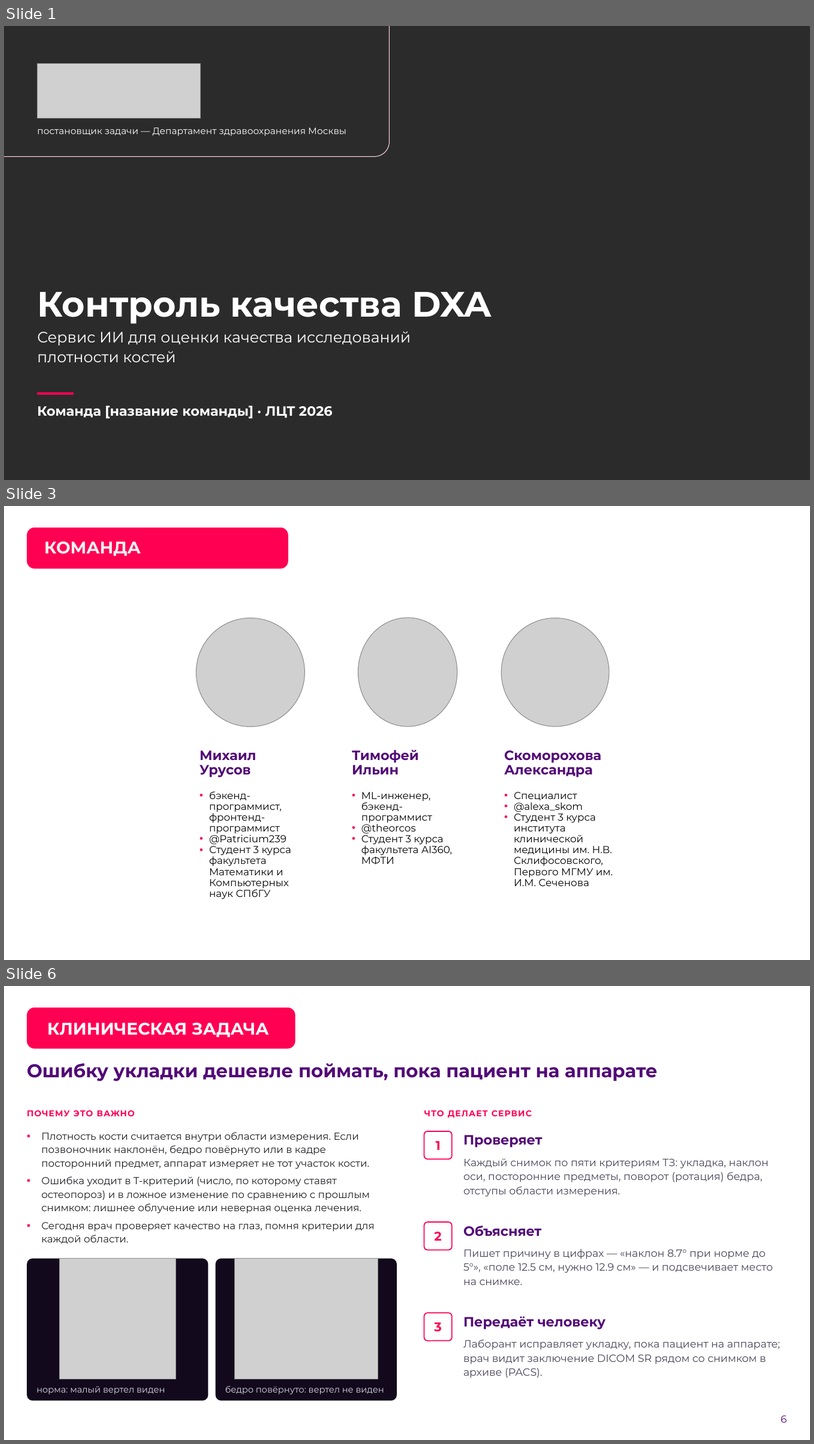
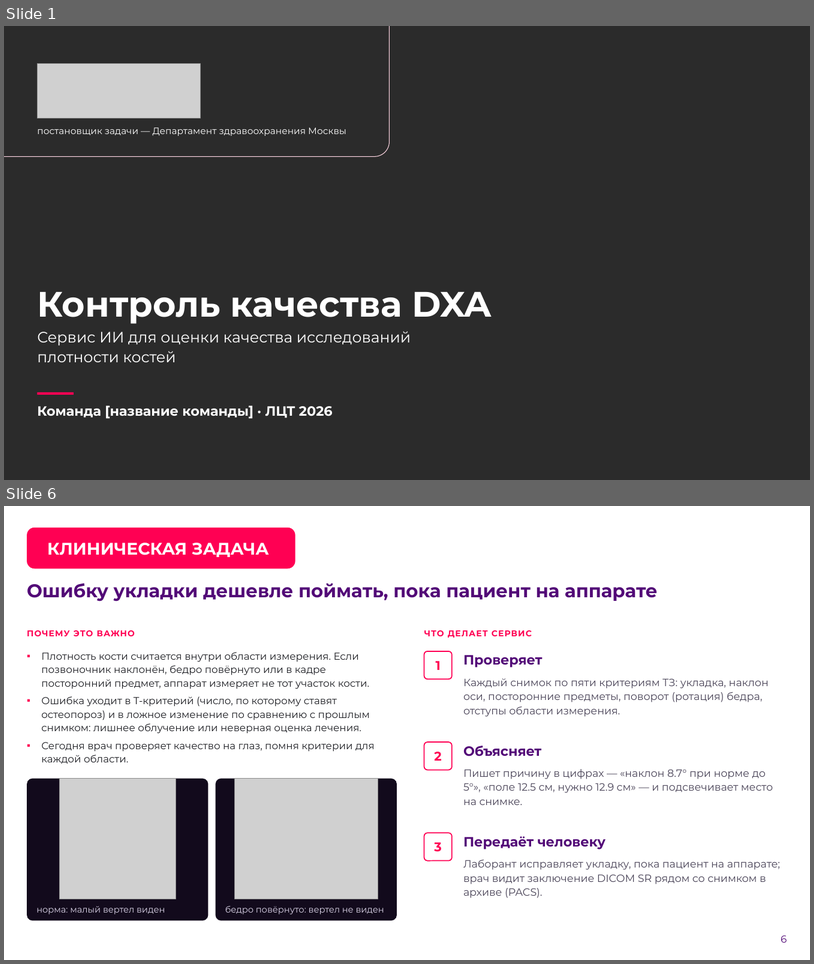
Before and after one commit to theorcos239/LCT_2026, a slide deck: docs/presentation/DXA_QC_pitch.pptx. Shown one above the other, each under a label of ours: slides 1, 3 and 6 before the commit, slides 1 and 6 after it; the slides between them are not shown. The pictures are 814x1444 and 814x964 pixels, drawn with LibreOffice and Linux fonts; fonts in the diff are those of the drawing; grey boxes stand for pictures; background and template pictures are left out; a plain dark background stands for a picture behind light text. Boxes give left, top, right and bottom in pixels: in the first picture for what was removed or moved away, otherwise in the second. Text is boxed around its words. In the diff, an @@ line names an element or a change of style, - is before the commit and + after.

```diff
--- a/docs/presentation/DXA_QC_pitch.pptx
+++ b/docs/presentation/DXA_QC_pitch.pptx
@@ slide 3 removed at (x1=4, y1=506, x2=810, y2=960), background picture (left out) @@
@@ rounded rectangle removed at (x1=27, y1=527, x2=288, y2=568) @@
@@ title removed at (x1=44, y1=541, x2=141, y2=556) @@
-КОМАНДА
@@ rounded rectangle removed at (x1=182, y1=606, x2=327, y2=927) @@
@@ rounded rectangle removed at (x1=488, y1=606, x2=633, y2=927) @@
@@ picture removed at (x1=197, y1=618, x2=305, y2=727) @@
@@ picture removed at (x1=359, y1=618, x2=458, y2=726) @@
@@ picture removed at (x1=502, y1=618, x2=609, y2=726) @@
@@ ellipse removed at (x1=214, y1=632, x2=296, y2=714) @@
-?
@@ ellipse removed at (x1=366, y1=632, x2=448, y2=714) @@
-?
@@ ellipse removed at (x1=519, y1=632, x2=600, y2=714) @@
-?
@@ text removed at (x1=200, y1=750, x2=257, y2=777) @@
-Михаил Урусов
@@ text removed at (x1=352, y1=750, x2=419, y2=775) @@
-Тимофей Ильин
@@ text removed at (x1=504, y1=750, x2=602, y2=777) @@
-Скоморохова Александра
@@ text removed at (x1=209, y1=791, x2=291, y2=899) @@
-• бэкенд-программист, фронтенд-программист
-• @Patricium239
-• Студент 3 курса факультета Математики и Компьютерных наук СПбГУ
@@ text removed at (x1=362, y1=792, x2=452, y2=864) @@
-• ML-инженер, бэкенд-программист
-• @theorcos
-• Студент 3 курса факультета AI360, МФТИ
@@ text removed at (x1=514, y1=792, x2=613, y2=886) @@
-• Специалист
-• @alexa_skom
-• Студент 3 курса института клинической медицины им. Н.В. Склифосовского, Первого МГМУ им. И.М. Сеченова
@@ page number removed at (x1=759, y1=927, x2=796, y2=951) @@
-3
```
Also in this commit, not shown: 11 slides changed, 1 slide added, 12 other files.
